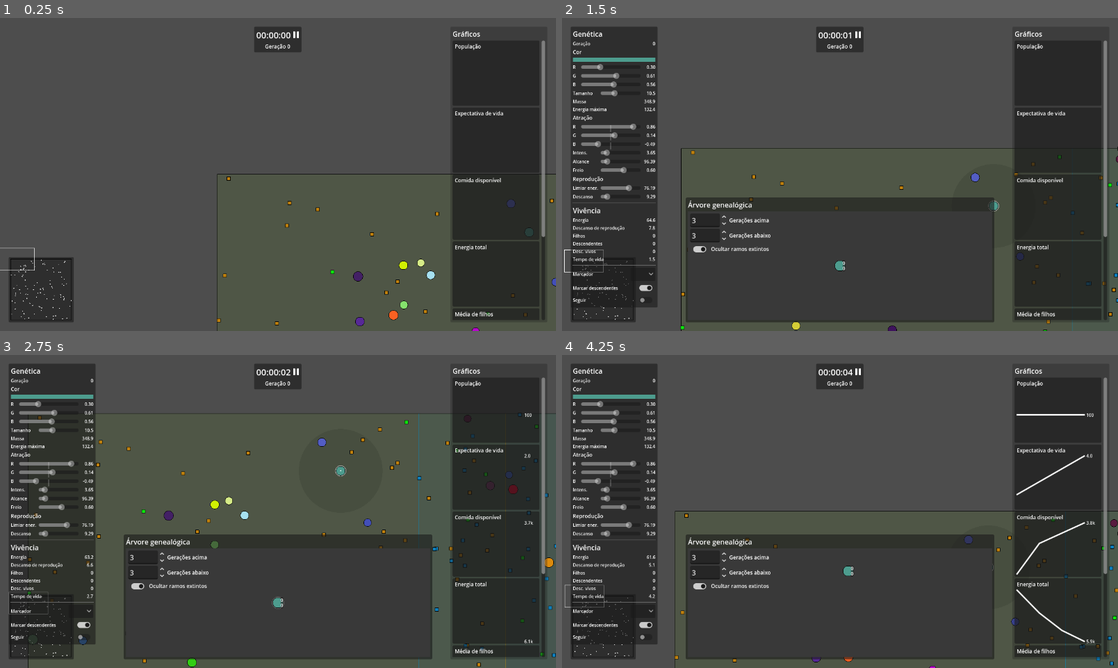
Above: before the commit, frames 1-4 (two rows, left to right).
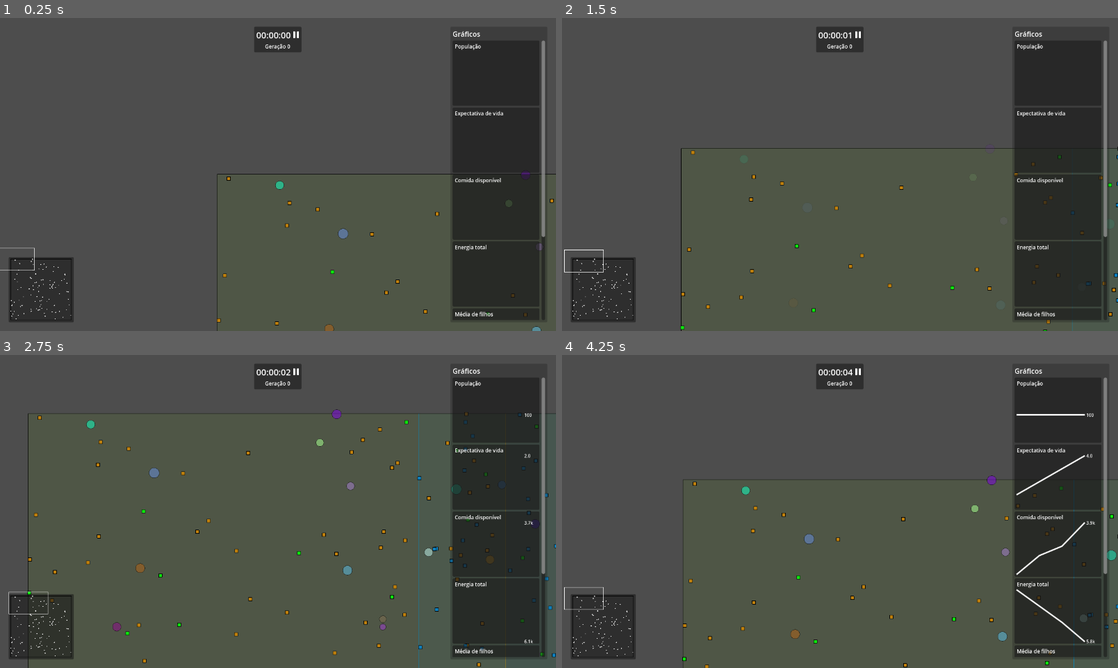
Above: after the commit, the same moments.

Repository: rodrigo-borges/attract-repel
Game: Godot game, scene res://world/world.tscn
The game is run twice, just before and just after one commit, with the same random seed, the same clock (stepped at 60 frames per second) and the same inputs. The project has no main scene, so this scene is started directly.
Inputs (mouse positions are in pixels of both pictures, inside the frame that each line leads up to):
- Up to frame 1 (0.25 s): no input
- Up to frame 2 (1.5 s): move the mouse to (1073, 202) at 0.52 s; hold D (right) 0.53-1.28 s; hold F (follow) 0.53-1.28 s; move the mouse to (1001, 230) at 1.27 s; hold S (down) from 1.28 s (still down); click (1001, 230) at 1.35 s
- Up to frame 3 (2.75 s): move the mouse to (278, 602) at 2.02 s; release S (down) at 2.03 s; hold D (right) from 2.03 s (still down); hold Middle mouse button (middle_click) from 2.03 s (still down)
- Up to frame 4 (4.25 s): move the mouse to (845, 570) at 2.77 s; release D (right) at 2.78 s; release Middle mouse button (middle_click) at 2.78 s; hold W (up) 2.78-3.53 s; tap Mouse wheel up (zoom_in) at 2.85 s; move the mouse to (767, 596) at 3.52 s; hold A (left) from 3.53 s (still down); hold Mouse wheel down (zoom_out) from 3.53 s (still down)

The runs differ from the first frame. In frame 1, 0.6% of the frame differs, in the area x 1-100%, y 49-100%; in frame 2, 34%; in frame 3, 34%; in frame 4, 35%, in the area x 0-100%, y 2-100%.

Commit message:
Adiciona tempo de incubação quando a criatura nasce

Diff:
--- a/entities/creature/creature_data.gd
+++ b/entities/creature/creature_data.gd
@@ -1,7 +1,6 @@
 extends Resource
 class_name CreatureData
 
-static var BASE_REPRODUCTION_COST:float = 20.
 static var MUTATION_CHANCE:float = .1
 static var COLOR_MUTATION_STD:float = .1
 static var RADIUS_MUTATION_STD:float = 1.
@@ -11,6 +10,7 @@
 static var REPR_ENERGY_THR_MUTATION_STD:float = 5.
 static var REPR_COOLDOWN_MUTATION_STD:float = 5.
 static var BRAKE_MUTATION_STD:float = .2
+static var INCUBATION_MUTATION_STD:float = 1.
 
 static var MASS_DENSITY:float = 1.
 static var ENERGY_DENSITY:float = 2.
@@ -38,6 +38,8 @@
 	set(value): reproduction_cooldown = maxf(value, 0.)
 var brake:float:
 	set(value): brake = clampf(value, 0., 1.)
+var incubation_time:float:
+	set(value): incubation_time = maxf(value, 0.)
 var generation:int
 var parent:CreatureData
 var children:Array[CreatureData]
@@ -72,16 +74,19 @@
 		reproduction_cooldown += randfn(0., REPR_COOLDOWN_MUTATION_STD)
 	if randf() < MUTATION_CHANCE:
 		brake += randfn(0., BRAKE_MUTATION_STD)
+	if randf() < MUTATION_CHANCE:
+		incubation_time += randfn(0., INCUBATION_MUTATION_STD)
 
 func reproduce() -> CreatureData:
 	var creature = CreatureData.create(
 		color, size_radius,
 		attraction, intensity, sense_radius,
 		reproduction_energy_threshold, reproduction_cooldown,
-		brake, generation+1)
+		brake, incubation_time)
+	creature.generation = generation + 1
+	creature.parent = self
 	creature.marker = marker
 	creature.mutate()
-	creature.parent = self
 	children.append(creature)
 	return creature
 
@@ -105,7 +110,7 @@
 		_color:Color, _size_radius:float,
 		_attraction:Vector3, _intensity:float, _sense_radius:float,
 		_reproduction_energy_threshold:float, _reproduction_cooldown:float,
-		_brake:float, _generation:int=0) -> CreatureData:
+		_brake:float, _incubation_time:float) -> CreatureData:
 	var creature:CreatureData = CreatureData.new()
 	creature.color = _color
 	creature.size_radius = _size_radius
@@ -115,8 +120,10 @@
 	creature.reproduction_energy_threshold = _reproduction_energy_threshold
 	creature.reproduction_cooldown = _reproduction_cooldown
 	creature.brake = _brake
-	creature.generation = _generation
+	creature.incubation_time = _incubation_time
+	creature.generation = 0
 	creature.parent = null
 	creature.children = []
 	creature.lifespan = 0.
+	creature.marker = null
 	return creature
--- a/entities/creature/creature_vessel.gd
+++ b/entities/creature/creature_vessel.gd
@@ -9,8 +9,13 @@
 static var BASE_MAINTENANCE_COST:float = 1.
 static var BASE_MOVEMENT_COST:float = .0003
 static var BASE_SENSE_COST:float = .001
+static var BASE_REPRODUCTION_COST:float = 20.
 static var FORCE_LINE_SCALE:float = .1
 static var FORCE_LINE_CAP:float = 50.
+
+static var coll_layer:int = 0b0001
+static var coll_mask:int = 0b0010
+static var sense_mask:int = 0b0011
 
 var data:CreatureData
 var color:Color:
@@ -33,6 +38,8 @@
 	get(): return data.reproduction_cooldown
 var brake:float:
 	get(): return data.brake
+var incubation_time:float:
+	get(): return data.incubation_time
 var lifespan:float:
 	get(): return data.lifespan
 	set(value): data.lifespan = value
@@ -46,12 +53,16 @@
 var reproduction_cooldowm_timer:Timer
 var attraction_line:Line2D
 var brake_line:Line2D
+var incubation_timer:Timer
+var on_incubation:bool
+var blink_tween:Tween
 var marker_sprite:Sprite2D
 var draw_force_lines:bool = false
 var draw_sense_radius:bool = false
 
 
 func _ready() -> void:
+	self.set_motion_mode(MotionMode.MOTION_MODE_FLOATING)
 	self.set_pickable(true)
 	self.set_collision_layer(0b0001)
 	self.set_collision_mask(0b0010)
@@ -62,7 +73,6 @@
 	add_child(coll_shape)
 
 	sense_area = Area2D.new()
-	sense_area.set_collision_layer(0b0000)
 	sense_area.set_collision_mask(0b0011)
 	var area_shape = CollisionShape2D.new()
 	var area_circle = CircleShape2D.new()
@@ -90,6 +100,13 @@
 	brake_line.set_width(2.)
 	brake_line.add_point(Vector2.ZERO)
 	brake_line.add_point(Vector2.ZERO)
+
+	incubation_timer = Timer.new()
+	incubation_timer.set_one_shot(true)
+	incubation_timer.timeout.connect(leave_incubation)
+	add_child(incubation_timer)
+	enter_incubation()
+	incubation_timer.start(incubation_time)
 
 	marker_sprite = Sprite2D.new()
 	add_child(marker_sprite)
@@ -149,6 +166,23 @@
 	draw_circle(Vector2.ZERO, self.size_radius, self.color)
 	draw_circle(Vector2.ZERO, self.size_radius, Color.BLACK, false)
 
+func enter_incubation() -> void:
+	self.set_collision_layer(0b0100)
+	self.set_collision_mask(0b0000)
+	sense_area.set_collision_mask(0b0000)
+	blink_tween = create_tween().set_loops()
+	blink_tween.tween_property(self, "modulate", Color(1.,1.,1.,.1), .5)
+	blink_tween.tween_property(self, "modulate", Color(1.,1.,1.,1.), .5)
+	on_incubation = true
+
+func leave_incubation() -> void:
+	self.set_collision_layer(coll_layer)
+	self.set_collision_mask(coll_mask)
+	sense_area.set_collision_mask(sense_mask)
+	blink_tween.kill()
+	set_modulate(Color.WHITE)
+	on_incubation = false
+
 func update_force_line(line:Line2D, force:Vector2) -> void:
 	var line_length:float = min(force.length()*FORCE_LINE_SCALE, FORCE_LINE_CAP)
 	if line_length >= FORCE_LINE_CAP:
@@ -164,7 +198,7 @@
 	return _force
 
 func reproduce() -> CreatureVessel:
-	energy -= CreatureData.BASE_REPRODUCTION_COST
+	energy -= BASE_REPRODUCTION_COST
 	on_reproduction_cooldown = true
 	reproduction_cooldowm_timer.start(reproduction_cooldown)
 	var child_data:CreatureData = data.reproduce()
@@ -174,7 +208,7 @@
 	return child_vessel
 
 func die() -> void:
-	var corpse:Food = Food.create(self.color, CreatureData.BASE_REPRODUCTION_COST, 60.)
+	var corpse:Food = Food.create(self.color, BASE_REPRODUCTION_COST, 60.)
 	created_food.emit(corpse)
 	data.vessel = null
 	died.emit()
--- a/world/hud/creature_card/creature_card.gd
+++ b/world/hud/creature_card/creature_card.gd
@@ -22,9 +22,11 @@
 @onready var brake:ValueUI = find_child("Brake")
 @onready var repr_threshold:ValueUI = find_child("ReprThresh")
 @onready var repr_cooldown:ValueUI = find_child("ReprCooldown")
+@onready var incubation_time:ValueUI = find_child("IncubationTime")
 
 @onready var life_container:Control = find_child("Life")
 @onready var energy:ValueUI = find_child("Energy")
+@onready var incubation_left:ValueUI = find_child("IncubationLeft")
 @onready var repr_cooldown_time:ValueUI = find_child("ReprCooldownTime")
 @onready var children:ValueUI = find_child("Children")
 @onready var descendents:ValueUI = find_child("Descendents")
@@ -62,6 +64,7 @@
 		brake.value = creature.brake
 		repr_threshold.value = creature.reproduction_energy_threshold
 		repr_cooldown.value = creature.reproduction_cooldown
+		incubation_time.value = creature.incubation_time
 		update_life()
 		marker_selector.update_marker_from_creature(creature)
 
@@ -74,6 +77,7 @@
 		alive_descendents.value = desc_stats[1]
 		if creature.vessel != null:
 			energy.value = creature.vessel.energy
+			incubation_left.value = creature.vessel.incubation_timer.time_left
 			repr_cooldown_time.value = creature.vessel.reproduction_cooldowm_timer.time_left
 		else:
 			energy.value = 0.
--- a/world/hud/creature_card/creature_card.tscn
+++ b/world/hud/creature_card/creature_card.tscn
@@ -166,6 +166,16 @@
 title_min_width = 60.0
 value_min_width = 30.0
 
+[node name="IncubationTime" parent="MarginContainer/VBoxContainer/Genetics" instance=ExtResource("4_khe27")]
+layout_mode = 2
+title = "Incubação"
+format_string = "%.1f"
+value = 10.0
+min_value = 0.0
+max_value = 100.0
+title_min_width = 60.0
+value_min_width = 30.0
+
 [node name="HSeparator" type="HSeparator" parent="MarginContainer/VBoxContainer"]
 layout_mode = 2
 
@@ -179,6 +189,14 @@
 [node name="Energy" parent="MarginContainer/VBoxContainer/Life" instance=ExtResource("4_khe27")]
 layout_mode = 2
 title = "Energia"
+format_string = "%.1f"
+show_slider = false
+title_min_width = 15.0
+value_min_width = 30.0
+
+[node name="IncubationLeft" parent="MarginContainer/VBoxContainer/Life" instance=ExtResource("4_khe27")]
+layout_mode = 2
+title = "Incubação"
 format_string = "%.1f"
 show_slider = false
 title_min_width = 15.0
--- a/world/world.gd
+++ b/world/world.gd
@@ -56,7 +56,7 @@
 				Color(randf(), randf(), randf()), randfn(10., 1.),
 				Vector3(randfn(0., 1.), randfn(0., 1.), randfn(0., 1.)).normalized(), randfn(2., 1.), randfn(100., 5.),
 				randfn(70., 5.), randfn(10., 1.),
-				randfn(.5, .1))
+				randfn(.5, .1), randfn(5., .5))
 		spawn_creature(
 			CreatureVessel.create(data),
 			Vector2(randf()*area.size.x, randf()*area.size.y))
Not shown, changed: README.md
